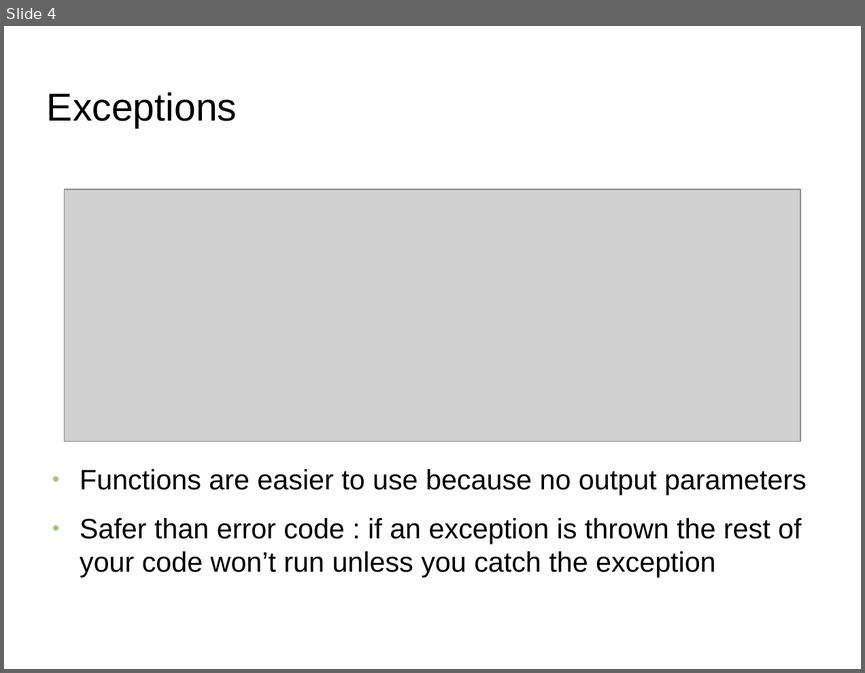
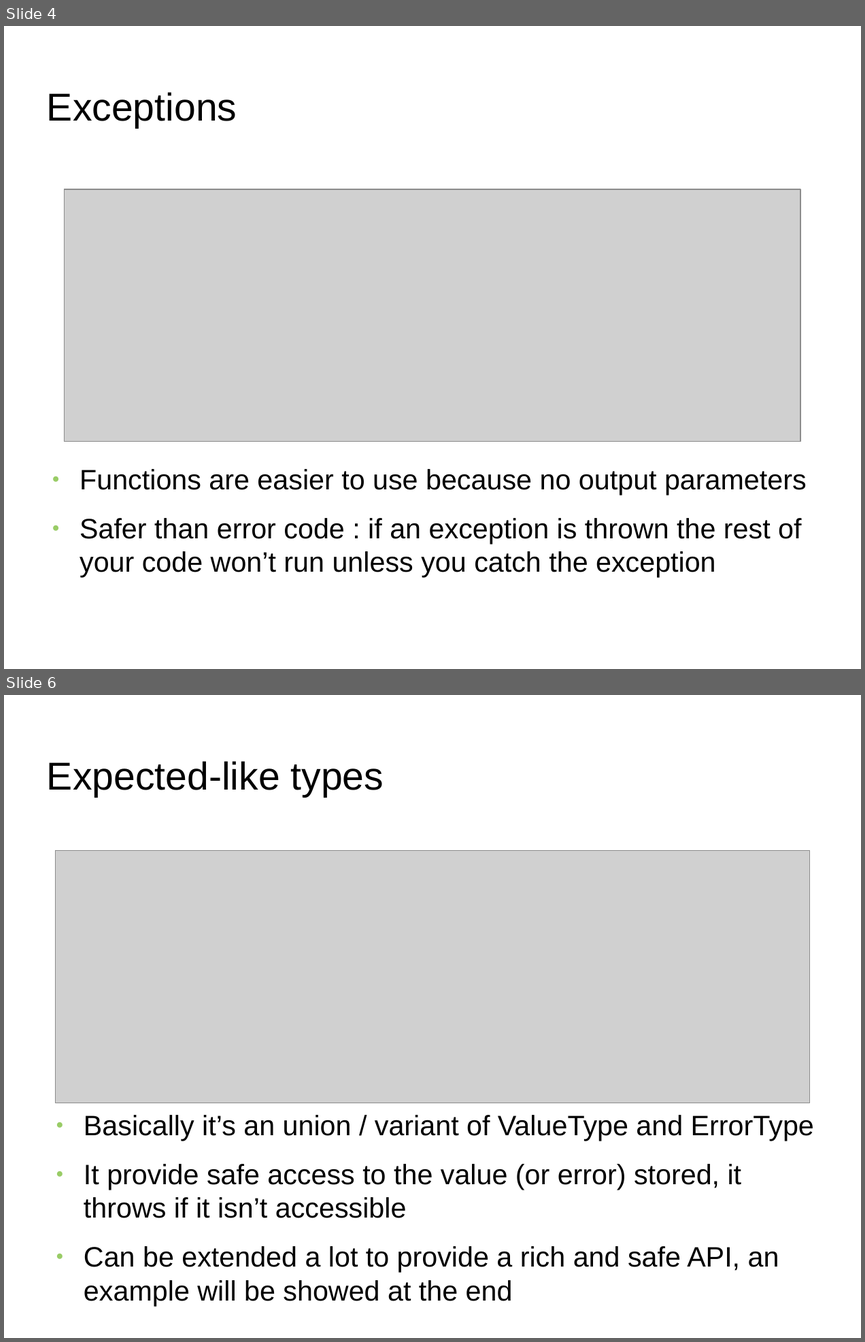
Before and after one commit to FranckRJ/CPP-trainings, a slide deck: expected-like-types/expected-like-types.odp. Shown one above the other, each under a label of ours: slide 4 before the commit, slides 4 and 6 after it; the slides between them are not shown. The pictures are 865x673 and 865x1342 pixels, drawn with LibreOffice and Linux fonts; fonts in the diff are those of the drawing; grey boxes stand for pictures; background and template pictures are left out. Boxes give left, top, right and bottom in pixels: in the first picture for what was removed or moved away, otherwise in the second. Text is boxed around its words. In the diff, an @@ line names an element or a change of style, - is before the commit and + after.

Commit message:
Finalisation de la présentation des expected-like types.

```diff
--- a/expected-like-types/expected-like-types.odp
+++ b/expected-like-types/expected-like-types.odp
@@ slide 6 added at (4, 695, 861, 1338), background picture (left out) @@
@@ title added at (47, 761, 384, 797), 36 pt, text #000000 @@
+Expected-like types
@@ picture added at (55, 851, 810, 1102) @@
@@ text added at (84, 1115, 814, 1306), 26 pt, text #000000 @@
+● Basically it’s an union / variant of ValueType and ErrorType
+● It provide safe access to the value (or error) stored, it throws if it isn’t accessible
+● Can be extended a lot to provide a rich and safe API, an example will be showed at the end
```
Also in this commit, not shown: 4 slides changed, 5 other slides added, 2 slides removed, 1 other file.
